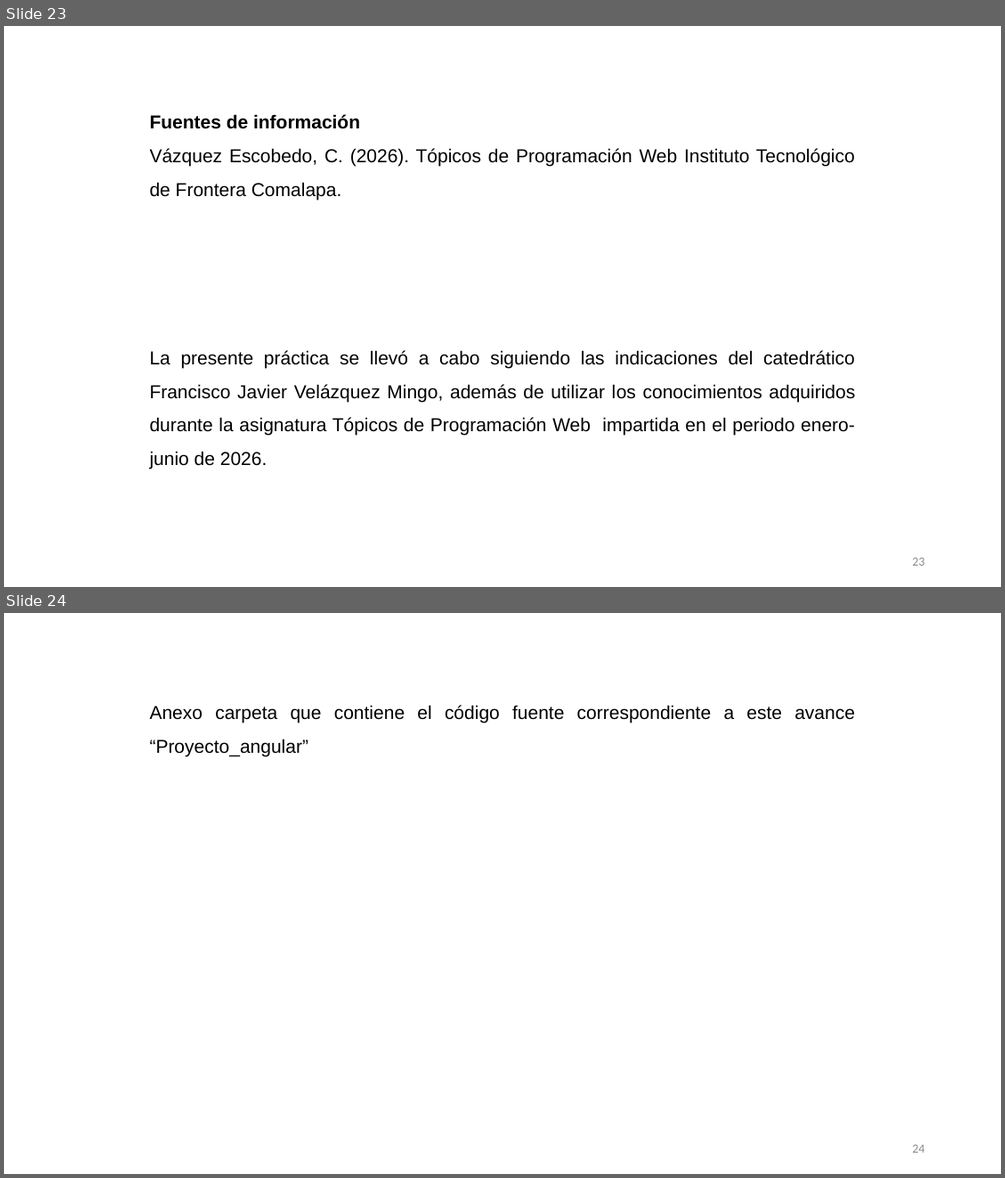
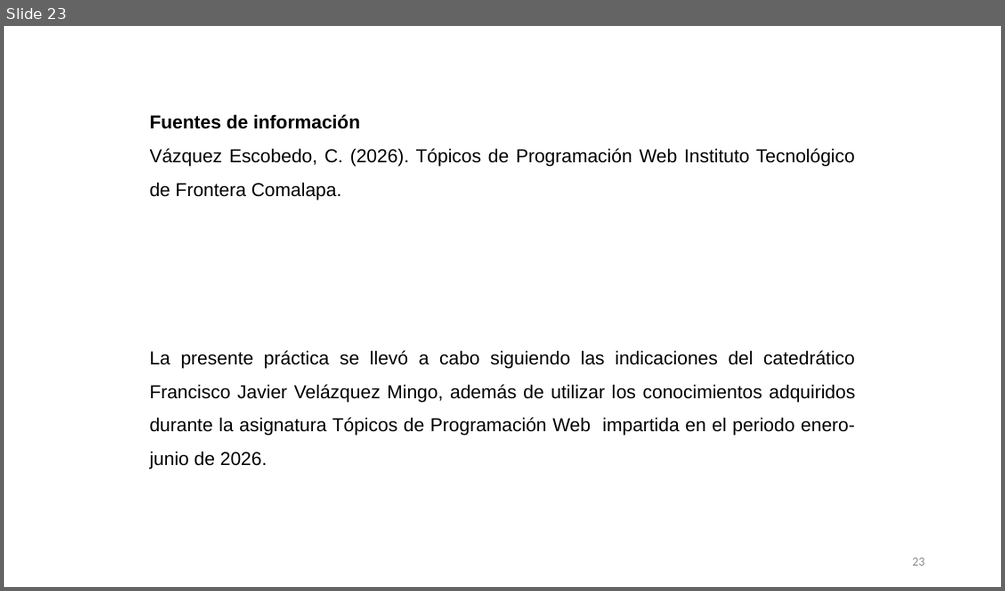
Before and after one commit to yoselinescobedolopez/PW-Tema-5, a slide deck: Actividad 5.2Reporte de practica_YoselinEscobedo_PW_8ISCM.pptx. Shown one above the other, each under a label of ours: slides 23 and 24 before the commit, slide 23 after it. The pictures are 1005x1178 and 1005x591 pixels, drawn with LibreOffice and Linux fonts; fonts in the diff are those of the drawing. Boxes give left, top, right and bottom in pixels: in the first picture for what was removed or moved away, otherwise in the second. Text is boxed around its words. In the diff, an @@ line names an element or a change of style, - is before the commit and + after.

```diff
--- a/Actividad 5.2Reporte de practica_YoselinEscobedo_PW_8ISCM.pptx
+++ b/Actividad 5.2Reporte de practica_YoselinEscobedo_PW_8ISCM.pptx
@@ slide 24 removed at bbox=[4, 613, 1001, 1174], background #FFFFFF @@
@@ text removed at bbox=[150, 705, 855, 756] @@
-Anexo carpeta que contiene el código fuente correspondiente a este avance “Proyecto_angular”
@@ page number removed at bbox=[912, 1144, 924, 1152] @@
-24
```
Also in this commit, not shown: 1 slide added, 1 other file.
